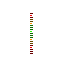
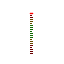
Layers edited between the first and the second (64, 64) image:
painted on "Layer 1" over [30,15,32,48]
